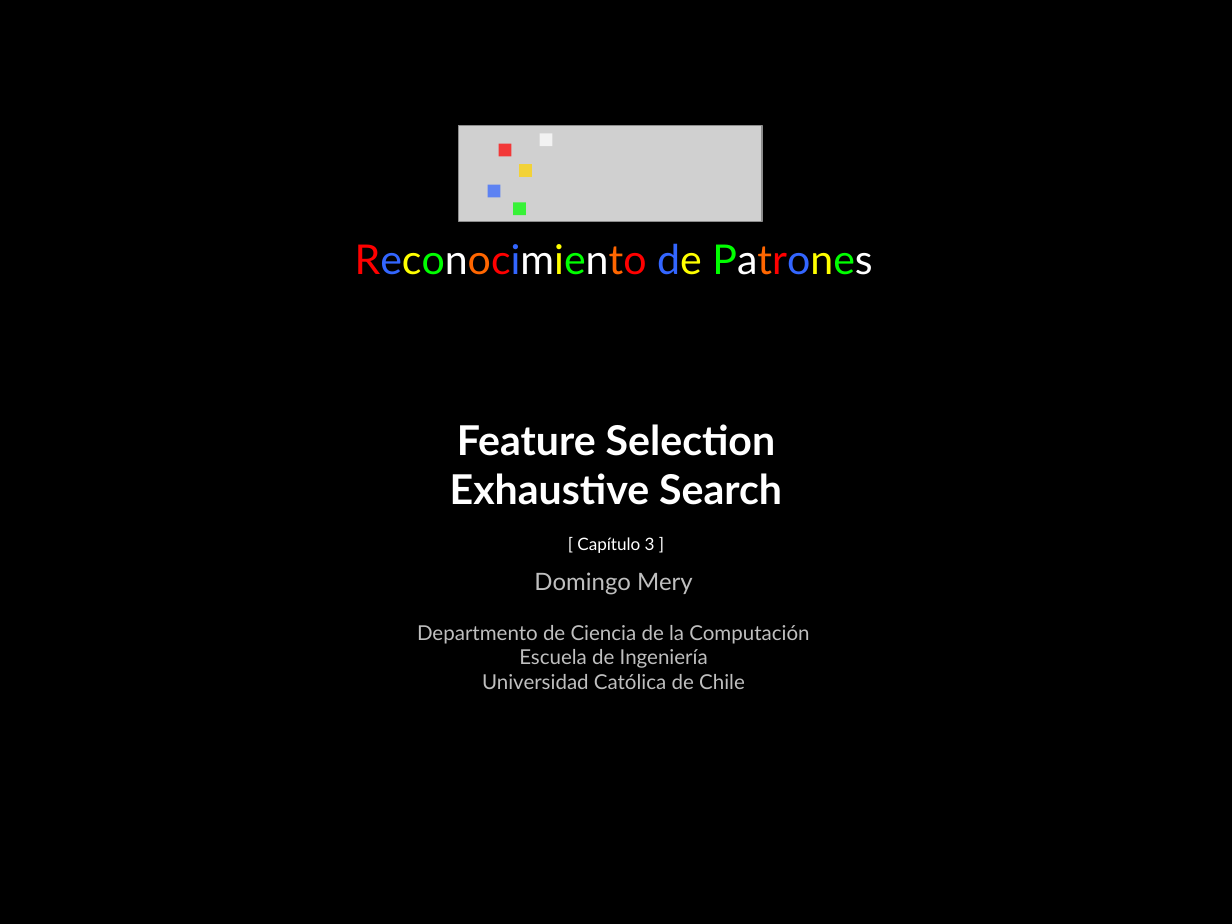
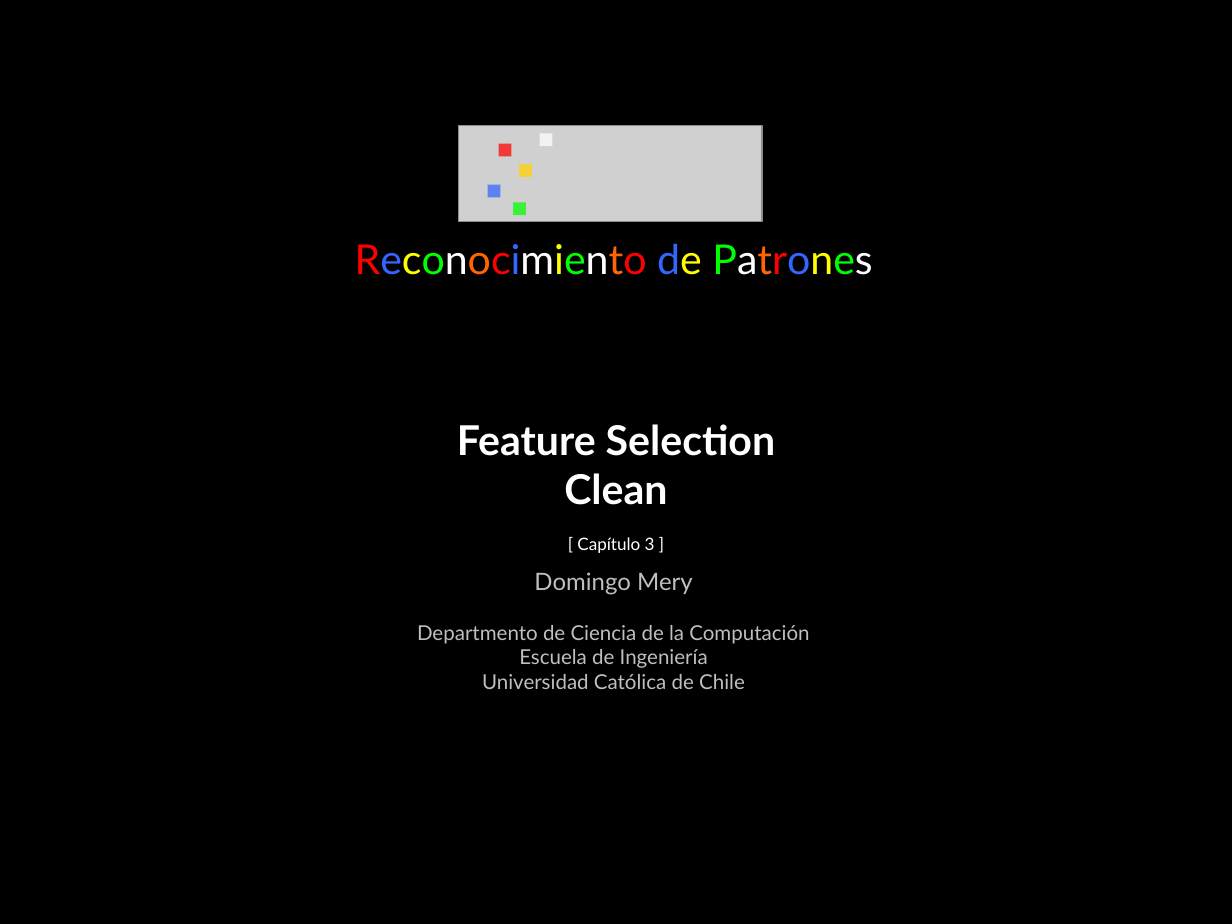
Before and after one commit to domingomery/patrones, a slide deck: slide 1 of clases/Cap03_Seleccion_de_Caracteristicas/presentations/PAT03_Clean.pptx. Drawn at 1232x924 pixels with LibreOffice and Linux fonts; fonts in the diff are those of the drawing; grey boxes stand for pictures. Boxes give left, top, right and bottom in pixels: in the first picture for what was removed or moved away, otherwise in the second. Text is boxed around its words. In the diff, an @@ line names an element or a change of style, - is before the commit and + after.

```diff
--- a/clases/Cap03_Seleccion_de_Caracteristicas/presentations/PAT03_Clean.pptx
+++ b/clases/Cap03_Seleccion_de_Caracteristicas/presentations/PAT03_Clean.pptx
@@ text at (564, 473, 667, 505): text changed @@
-Exhaustive Search
+Clean
```
Also in this commit, not shown: 1 slide added, 18 slides removed, 11 other files.
